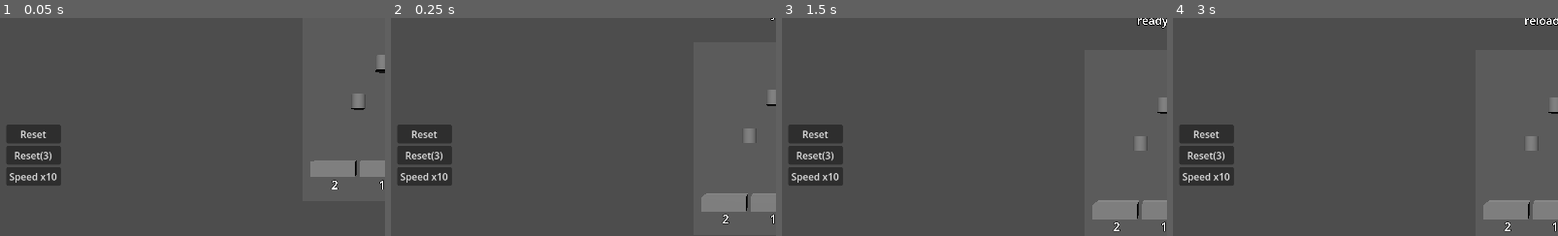
Above: before the commit, frames 1-4 (left to right).
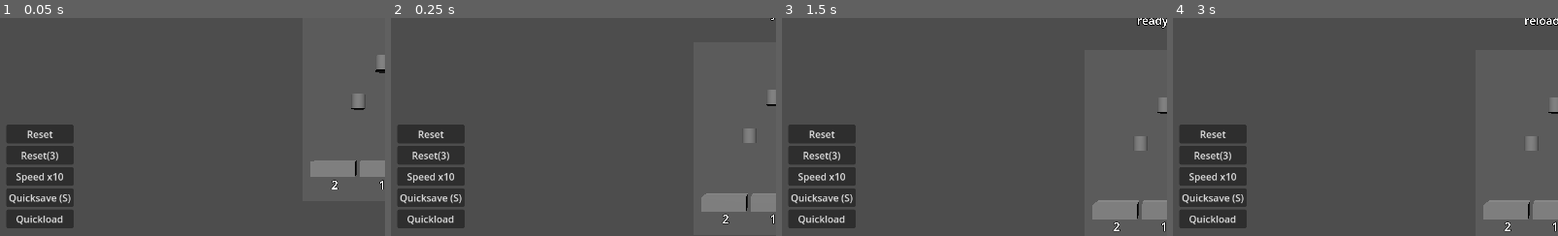
Above: after the commit, the same moments.

Repository: kjbrown-sandbox/pleenko
Game: Godot game, scene res://scenes/main.tscn
Same seed, same stepped clock (60 frames per second), same inputs: the game is played once before the commit and once after it.
Inputs (mouse positions are % of the whole screen's width and height, from its top left):
- Up to frame 1 (0.05 s): no input
- Up to frame 2 (0.25 s): no input
- Up to frame 3 (1.5 s): click (5, 67) at 0.5 s, where only the run after the commit has a clickable "Quickload"; click "Gold" at 1.25 s
- Up to frame 4 (3 s): click "Speed x10" at 2 s; click "Drop Coin" at 2.75 s
The pictures show only the part of the screen within x 0-50%, y 21-71%; the shares and areas given below are measured in that part.

The runs differ from the first frame. In frame 1, 4.2% of the frame differs, in the area x 1-20%, y 48-97%; in frame 2, 4.2%; in frame 3, 4.2%; in frame 4, 4.2%.

Commit message:
Add quicksave and quickload functionality with UI buttons

Diff:
--- a/project.godot
+++ b/project.godot
@@ -38,6 +38,11 @@
 "events": [Object(InputEventKey,"resource_local_to_scene":false,"resource_name":"","device":-1,"window_id":0,"alt_pressed":false,"shift_pressed":false,"ctrl_pressed":false,"meta_pressed":false,"pressed":false,"keycode":0,"physical_keycode":49,"key_label":0,"unicode":49,"echo":false,"script":null)
 ]
 }
+quicksave={
+"deadzone": 0.2,
+"events": [Object(InputEventKey,"resource_local_to_scene":false,"resource_name":"","device":-1,"window_id":0,"alt_pressed":false,"shift_pressed":false,"ctrl_pressed":false,"meta_pressed":false,"pressed":false,"keycode":0,"physical_keycode":83,"key_label":0,"unicode":115,"echo":false,"script":null)
+]
+}
 
 [physics]
 
--- a/scripts/main.gd
+++ b/scripts/main.gd
@@ -188,6 +188,8 @@
 	ui.drop_unrefined_pressed.connect(_drop_unrefined_on_gold)
 	ui.drop_coin_pressed.connect(_drop_on_selected_board)
 	ui.speed_toggle_pressed.connect(_toggle_speed)
+	ui.quicksave_pressed.connect(_quicksave)
+	ui.quickload_pressed.connect(_quickload)
 
 	# Load saved progress (must be after all setup)
 	_load_game()
@@ -198,6 +200,8 @@
 		_drop_on_selected_board()
 	if event.is_action_pressed("drop_unrefined"):
 		_drop_unrefined_on_gold()
+	if event.is_action_pressed("quicksave"):
+		_quicksave()
 
 
 func _process(delta: float) -> void:
@@ -1260,6 +1264,7 @@
 # === Save / Load ===
 
 const SAVE_PATH := "user://save.json"
+const QUICKSAVE_PATH := "user://quicksave.json"
 
 
 func _toggle_speed() -> void:
@@ -1301,7 +1306,7 @@
 		get_tree().quit()
 
 
-func _save_game() -> void:
+func _build_save_data() -> Dictionary:
 	var data := {
 		# Currencies
 		"elapsed_time": elapsed_time,
@@ -1385,10 +1390,36 @@
 		data["red_board_num_rows"] = red_board.num_rows
 		data["red_board_value_bonus"] = red_board.value_bonus
 
-	var json_string := JSON.stringify(data)
+	return data
+
+
+func _save_game() -> void:
+	var json_string := JSON.stringify(_build_save_data())
 	var file := FileAccess.open(SAVE_PATH, FileAccess.WRITE)
 	if file:
 		file.store_string(json_string)
+
+
+func _quicksave() -> void:
+	var json_string := JSON.stringify(_build_save_data())
+	var file := FileAccess.open(QUICKSAVE_PATH, FileAccess.WRITE)
+	if file:
+		file.store_string(json_string)
+		print("Quicksaved.")
+
+
+func _quickload() -> void:
+	if not FileAccess.file_exists(QUICKSAVE_PATH):
+		print("No quicksave found.")
+		return
+	var file := FileAccess.open(QUICKSAVE_PATH, FileAccess.READ)
+	if not file:
+		return
+	# Write quicksave contents to the main save path, then reload
+	var save_file := FileAccess.open(SAVE_PATH, FileAccess.WRITE)
+	if save_file:
+		save_file.store_string(file.get_as_text())
+	get_tree().reload_current_scene()
 
 
 func _load_game() -> void:
--- a/scripts/ui.gd
+++ b/scripts/ui.gd
@@ -8,6 +8,8 @@
 signal drop_unrefined_pressed
 signal drop_coin_pressed
 signal speed_toggle_pressed
+signal quicksave_pressed
+signal quickload_pressed
 
 @onready var coin_label: Label = $CoinLabel
 @onready var unrefined_orange_label: Label = $UnrefinedOrangeLabel
@@ -74,6 +76,18 @@
 	speed_btn.focus_mode = Control.FOCUS_NONE
 	speed_btn.pressed.connect(func(): speed_toggle_pressed.emit())
 	reset_container.add_child(speed_btn)
+
+	var quicksave_btn := Button.new()
+	quicksave_btn.text = "Quicksave (S)"
+	quicksave_btn.focus_mode = Control.FOCUS_NONE
+	quicksave_btn.pressed.connect(func(): quicksave_pressed.emit())
+	reset_container.add_child(quicksave_btn)
+
+	var quickload_btn := Button.new()
+	quickload_btn.text = "Quickload"
+	quickload_btn.focus_mode = Control.FOCUS_NONE
+	quickload_btn.pressed.connect(func(): quickload_pressed.emit())
+	reset_container.add_child(quickload_btn)
 
 	# Spawn-area buttons — centered above the board
 	var spawn_btn_container := VBoxContainer.new()
